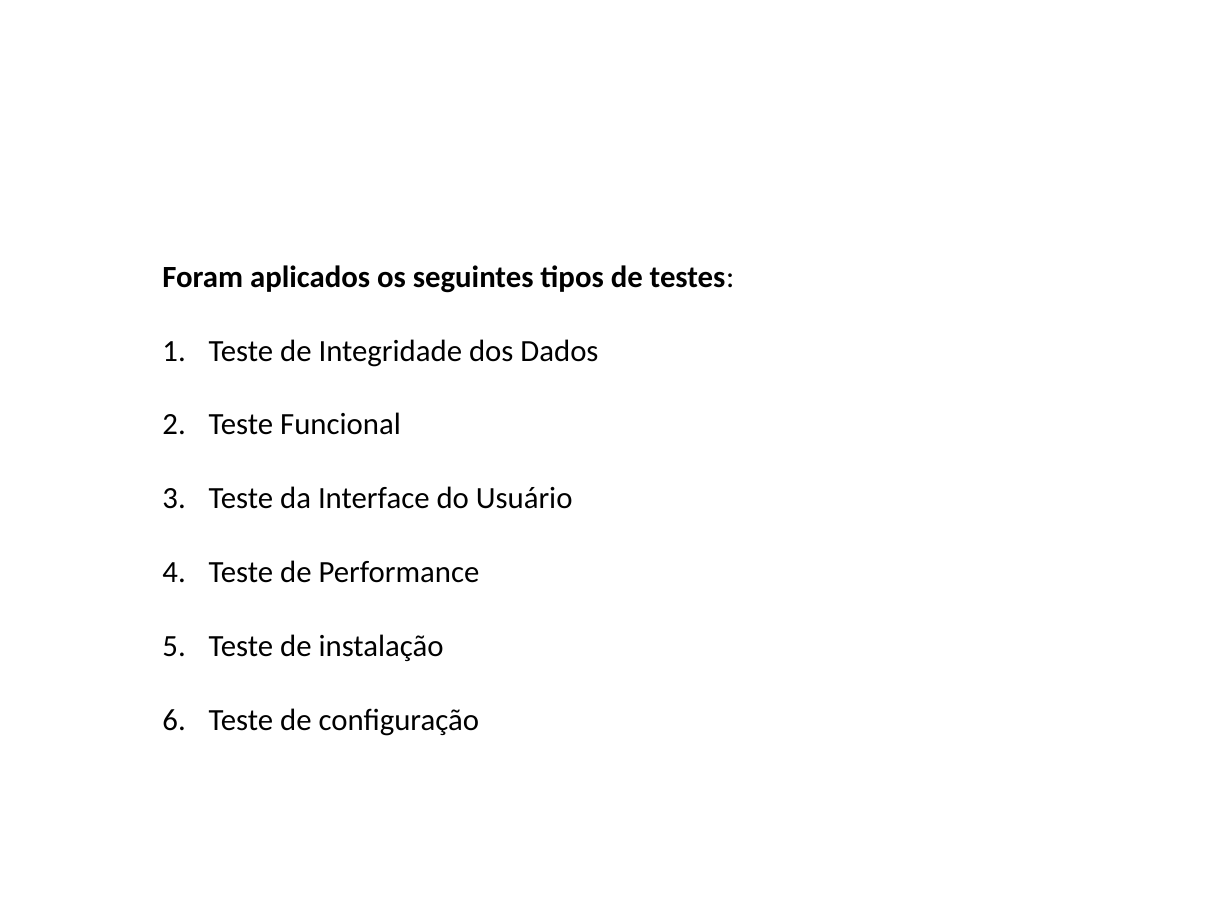
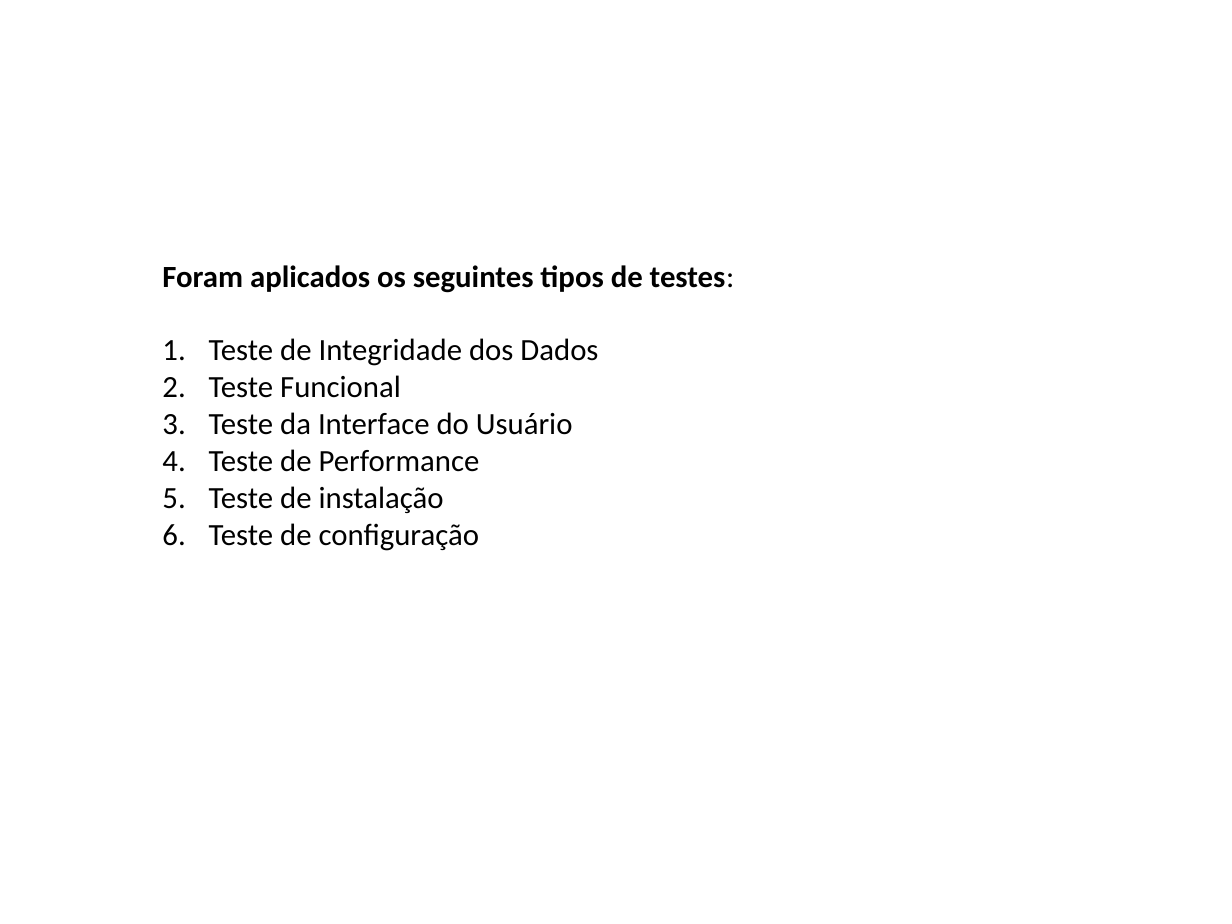
Before and after one commit to JoaoMarc0s/ProjetoTCS, a slide deck: slide 4 of Avaliação de testes.pptx. Drawn at 1232x924 pixels with LibreOffice and Linux fonts; fonts in the diff are those of the drawing; background and template pictures are left out. Boxes give left, top, right and bottom in pixels: in the first picture for what was removed or moved away, otherwise in the second. Text is boxed around its words. In the diff, an @@ line names an element or a change of style, - is before the commit and + after.

Commit message:
% adicionada aos resumo dos testes

```diff
--- a/Avaliação de testes.pptx
+++ b/Avaliação de testes.pptx
@@ text "Foram aplicados os seguintes tipos ..." rewrapped from (x1=162, y1=265, x2=735, y2=736) to (x1=162, y1=265, x2=735, y2=551) @@
```
Also in this commit, not shown: 4 other slides changed.
